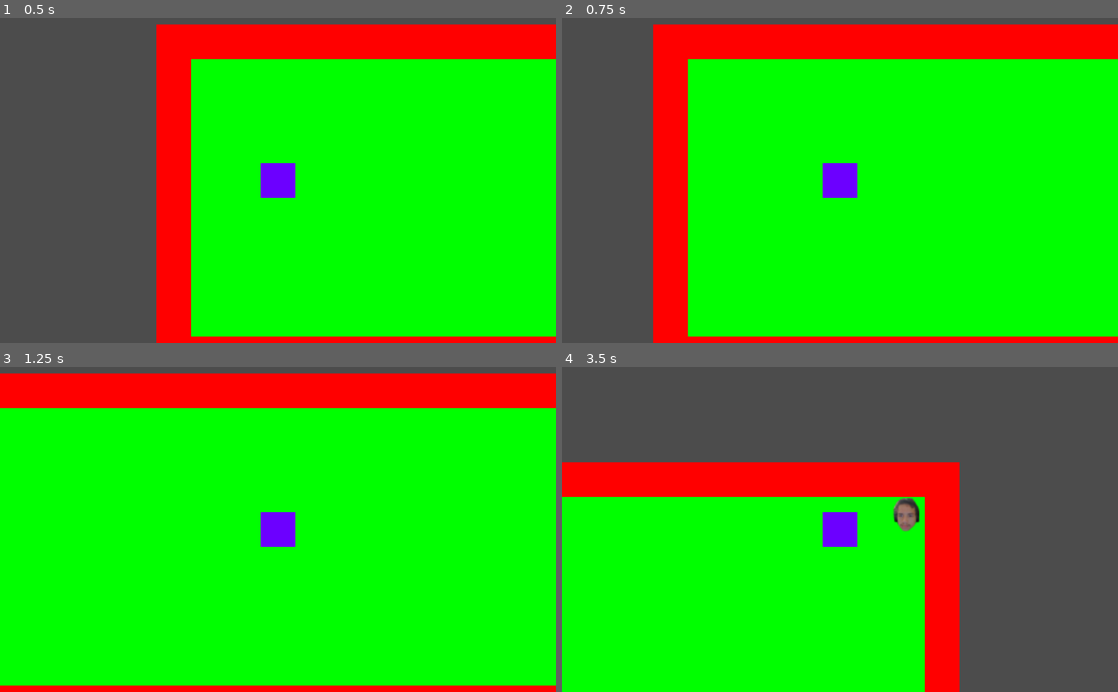
Above: before the commit, frames 1-4 (two rows, left to right).
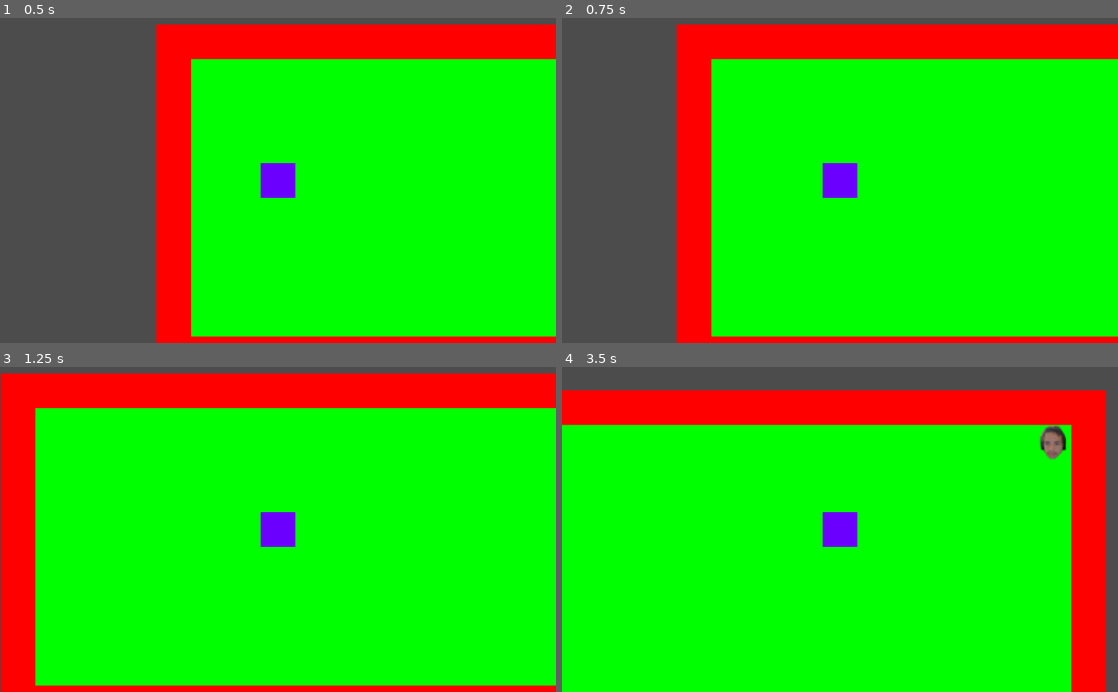
Above: after the commit, the same moments.

Repository: RobBobBot/Gameoff2022
Game: Godot game, scene res://Scenes/Main.tscn
The game is run twice, just before and just after one commit, with the same random seed, the same clock (stepped at 60 frames per second) and the same inputs.
Inputs:
- Up to frame 1 (0.5 s): no input
- Up to frame 2 (0.75 s): tap Enter at 0.5 s; hold D (move_right) from 0.53 s (still down); hold E (interact) from 0.53 s (still down)
- Up to frame 3 (1.25 s): keep holding D (move_right); keep holding E (interact)
- Up to frame 4 (3.5 s): release D (move_right) at 1.28 s; release E (interact) at 1.28 s; hold S (move_down) 1.28-2.03 s; tap E (interact) at 1.35, 2.85 s; hold D (move_right) 2.03-2.78 s; hold E (interact) 2.03-2.78 s; hold W (move_up) from 2.78 s (still down)

Frame 1 is identical in both runs. In frame 2, 7.8% of the frame differs, in the area x 16-27%, y 1-100%; in frame 3, 5.5%; in frame 4, 52%, in the area x 0-98%, y 7-100%.

Commit message:
unified input processing and made NPSs easier to interact with

Diff:
--- a/Scenes/AnimationController.gd
+++ b/Scenes/AnimationController.gd
@@ -1,12 +1,8 @@
 extends AnimatedSprite
-
-
 
 func _on_Tween_tween_started(object, key):
 	playing=true
 
-
 func _on_Tween_tween_completed(object, key):
 	frame=0;
 	playing=false
-	pass # Replace with function body.
--- a/Scenes/DialogWindow.tscn
+++ b/Scenes/DialogWindow.tscn
@@ -1,7 +1,8 @@
-[gd_scene load_steps=3 format=2]
+[gd_scene load_steps=4 format=2]
 
 [ext_resource path="res://Assets/Frames/Victor.tres" type="SpriteFrames" id=1]
 [ext_resource path="res://Scenes/AnimationController.gd" type="Script" id=2]
+[ext_resource path="res://Scripts/TextAnimationController.gd" type="Script" id=3]
 
 [node name="DialogWindow" type="PanelContainer"]
 anchor_right = 1.0
@@ -24,7 +25,6 @@
 position = Vector2( 64, 64 )
 scale = Vector2( 4, 4 )
 frames = ExtResource( 1 )
-frame = 1
 playing = true
 script = ExtResource( 2 )
 
@@ -42,6 +42,8 @@
 margin_bottom = 14.0
 size_flags_vertical = 0
 text = "Buna ziua! Sunt Cotnari Vector, si am fost creat de Acatrinei Robert-Marian pentru a testa fereastra de dialog!"
+script = ExtResource( 3 )
 
 [connection signal="tween_completed" from="Tween" to="HBoxContainer/CenterContainer/AnimatedSprite" method="_on_Tween_tween_completed"]
+[connection signal="tween_completed" from="Tween" to="HBoxContainer/Label" method="_on_Tween_tween_completed"]
 [connection signal="tween_started" from="Tween" to="HBoxContainer/CenterContainer/AnimatedSprite" method="_on_Tween_tween_started"]
--- a/Scenes/Main.tscn
+++ b/Scenes/Main.tscn
@@ -23,8 +23,8 @@
 format = 1
 tile_data = PoolIntArray( -196611, -1073741824, 0, -196610, -1073741824, 0, -196609, -1073741824, 0, -262144, -10737418 …(1073 unchanged characters)…
 
-[node name="Victor" parent="MainMap" instance=ExtResource( 3 )]
-position = Vector2( 528, -80 )
+[node name="Victor" parent="." instance=ExtResource( 3 )]
+position = Vector2( 512, -96 )
 
 [node name="Player" parent="." instance=ExtResource( 7 )]
 
--- a/Scenes/Victor.tscn
+++ b/Scenes/Victor.tscn
@@ -1,10 +1,13 @@
-[gd_scene load_steps=4 format=2]
+[gd_scene load_steps=5 format=2]
 
 [ext_resource path="res://Assets/Characters/NPCs/Victor0.png" type="Texture" id=1]
 [ext_resource path="res://Scripts/NPC.gd" type="Script" id=2]
 
 [sub_resource type="RectangleShape2D" id=1]
 extents = Vector2( 16, 16 )
+
+[sub_resource type="CircleShape2D" id=2]
+radius = 25.0
 
 [node name="Victor" type="StaticBody2D"]
 script = ExtResource( 2 )
@@ -14,3 +17,11 @@
 
 [node name="Sprite" type="Sprite" parent="."]
 texture = ExtResource( 1 )
+
+[node name="Area2D" type="Area2D" parent="."]
+
+[node name="CollisionShape2D" type="CollisionShape2D" parent="Area2D"]
+shape = SubResource( 2 )
+
+[connection signal="body_entered" from="Area2D" to="." method="_on_Area2D_body_entered"]
+[connection signal="body_exited" from="Area2D" to="." method="_on_Area2D_body_exited"]
--- /dev/null
+++ b/Scripts/InputProcess.gd
@@ -0,0 +1,24 @@
+extends Node
+
+export var movementSpeed : float = 3.5;
+
+signal interact_pressed_outside_cutscene
+signal interact_pressed_inside_cutscene
+
+func _process(delta):
+
+	Stats.playerVelocity=Vector2()
+
+	if Input.is_action_pressed("move_down"):
+		Stats.playerVelocity.y+=movementSpeed
+	if Input.is_action_pressed("move_up"):
+		Stats.playerVelocity.y-=movementSpeed
+	if Input.is_action_pressed("move_right"):
+		Stats.playerVelocity.x+=movementSpeed
+	if Input.is_action_pressed("move_left"):
+		Stats.playerVelocity.x-=movementSpeed
+	if Input.is_action_just_pressed("interact"):
+		if Stats.inCutscene:
+			emit_signal("interact_pressed_inside_cutscene")
+		else:
+			emit_signal("interact_pressed_outside_cutscene")
--- a/Scripts/NPC.gd
+++ b/Scripts/NPC.gd
@@ -1,7 +1,21 @@
 extends StaticBody2D
+
+class_name NPC
 
 onready var screen:Control=get_node("/root/Main/Screen/UI")
 
-func collideedWithPlayer():
-	if Input.is_action_pressed("interact"):
+var nearPlayer:bool=false
+
+func interactPressed():
+	if nearPlayer:
 		screen.toCutscene()
+
+func _ready():
+	get_node("/root/InputProcess").connect("interact_pressed_outside_cutscene",self,"interactPressed")
+
+func _on_Area2D_body_entered(body):
+	if((body is KinematicBody2D)&&(body as KinematicBody2D).name=="Player"):
+		nearPlayer=true
+
+func _on_Area2D_body_exited(body):
+	nearPlayer=false
--- a/Scripts/Player.gd
+++ b/Scripts/Player.gd
@@ -1,15 +1,10 @@
 extends KinematicBody2D
 
-export var movementSpeed : int = 5;
 var moving:bool = false
 onready var map: TileMap = get_node("/root/Main/MainMap")
 
 func move(vec: Vector2):
-	var coll=move_and_collide(vec,false)
-	if coll:
-		var collided=instance_from_id(coll.collider_id)
-		if collided.get_class()=="StaticBody2D":
-			collided.call("collideedWithPlayer")
+	move_and_collide(vec)
 
 func _physics_process(delta):
 	var vel = Vector2(0,0)
@@ -17,17 +12,4 @@
 	if Stats.inCutscene:
 		return
 
-	if Input.is_action_pressed("move_down"):
-		vel.y+=movementSpeed
-	elif Input.is_action_pressed("move_up"):
-		vel.y-=movementSpeed
-
-	elif Input.is_action_pressed("move_right"):
-		vel.x+=movementSpeed
-
-	elif Input.is_action_pressed("move_left"):
-		vel.x-=movementSpeed
-
-	#vel = vel.normalized()
-
-	move(vel)
+	move(Stats.playerVelocity)
--- a/Scripts/Stats.gd
+++ b/Scripts/Stats.gd
@@ -1,3 +1,4 @@
 extends Node
 
 var inCutscene:bool=false
+var playerVelocity:Vector2
--- /dev/null
+++ b/Scripts/TextAnimationController.gd
@@ -0,0 +1,7 @@
+extends Label
+
+func _ready():
+	percent_visible=0
+
+func _on_Tween_tween_completed(object, key):
+	percent_visible=1
--- a/Scripts/UI.gd
+++ b/Scripts/UI.gd
@@ -1,13 +1,21 @@
 extends Control
 
+onready var tween:Tween=get_node("DialogWindow/Tween")
+onready var text:Label=get_node("DialogWindow/HBoxContainer/Label")
+
 func toCutscene():
+	get_node("DialogWindow").visible=true
+	tween.interpolate_property(text,"percent_visible",0,1,2)
+	tween.start()
 	Stats.inCutscene=true
-	get_node("DialogWindow").visible=true
-	var tween:Tween=get_node("DialogWindow/Tween")
-	tween.interpolate_property(get_node("DialogWindow/HBoxContainer/Label"),"percent_visible",0,1,2)
-	tween.start()
 
-func _process(delta):
-	if Stats.inCutscene&&Input.is_action_just_pressed("interact"):
+func interactPressed():
+	if tween.is_active():
+		tween.emit_signal("tween_completed","text","")
+		tween.remove(text)
+	else:
 		Stats.inCutscene=false
 		get_node("DialogWindow").visible=false
+
+func _ready():
+	get_node("/root/InputProcess").connect("interact_pressed_inside_cutscene",self,"interactPressed")
--- a/project.godot
+++ b/project.godot
@@ -8,6 +8,16 @@
 
 config_version=4
 
+_global_script_classes=[ {
+"base": "StaticBody2D",
+"class": "NPC",
+"language": "GDScript",
+"path": "res://Scripts/NPC.gd"
+} ]
+_global_script_class_icons={
+"NPC": ""
+}
+
 [application]
 
 config/name="Gameoff2022"
@@ -17,6 +27,7 @@
 [autoload]
 
 Stats="*res://Scripts/Stats.gd"
+InputProcess="*res://Scripts/InputProcess.gd"
 
 [gui]
 
